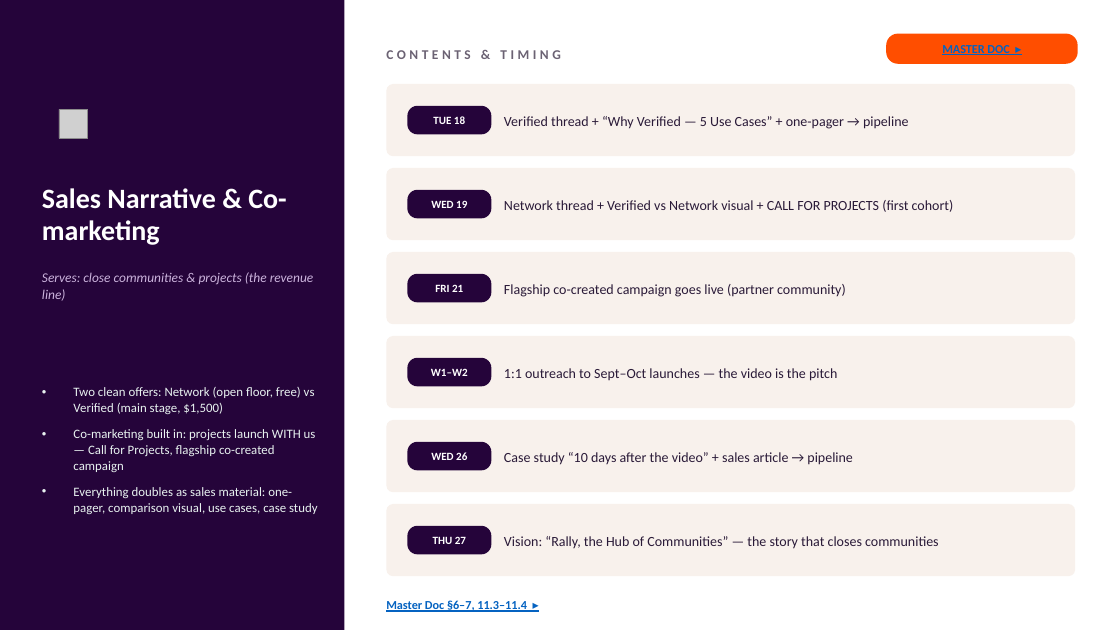
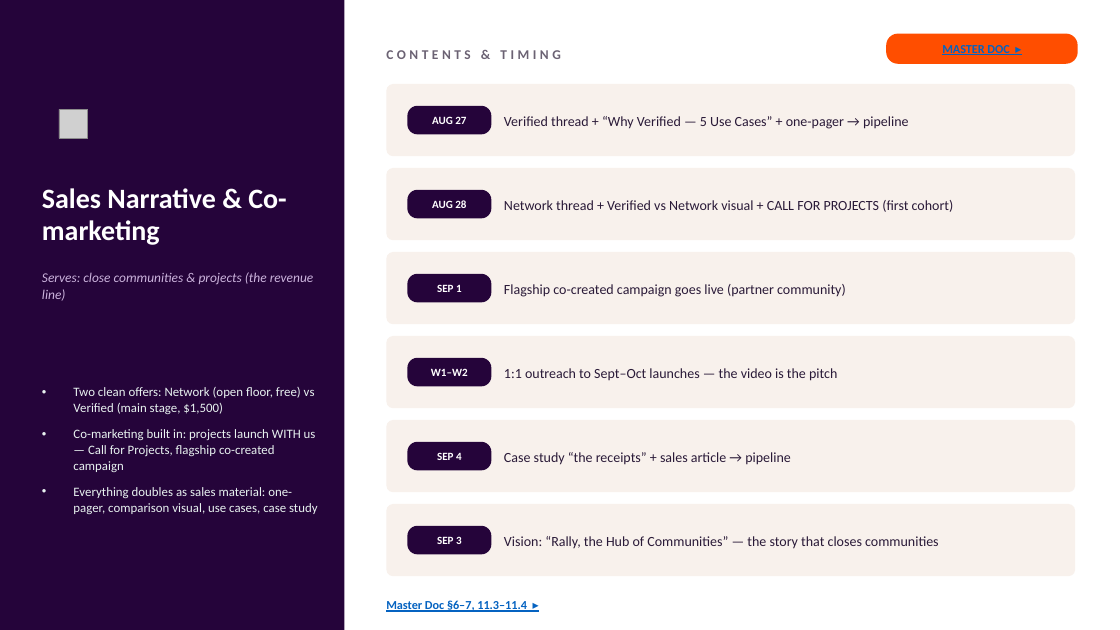
Before and after one commit to sergiogenlayer/predictionmarket, a slide deck: slide 5 of marketing/Rally_Permissionless_Campaigns_Plan.pptx. Drawn at 1120x630 pixels with LibreOffice and Linux fonts; fonts in the diff are those of the drawing; grey boxes stand for pictures. Boxes give left, top, right and bottom in pixels: in the first picture for what was removed or moved away, otherwise in the second. Text is boxed around its words. In the diff, an @@ line names an element or a change of style, - is before the commit and + after.

```diff
--- a/marketing/Rally_Permissionless_Campaigns_Plan.pptx
+++ b/marketing/Rally_Permissionless_Campaigns_Plan.pptx
@@ text at (x1=432, y1=116, x2=466, y2=124): text changed @@
-TUE 18
+AUG 27
@@ text at (x1=432, y1=200, x2=466, y2=208): text changed @@
-WED 19
+AUG 28
@@ text at (x1=437, y1=284, x2=462, y2=292): text changed @@
-FRI 21
+SEP 1
@@ text at (x1=437, y1=452, x2=462, y2=460): text changed @@
-WED 26
+SEP 4
@@ text at (x1=504, y1=452, x2=791, y2=465): text changed @@
-Case study “10 days after the video” + sales article → pipeline
+Case study “the receipts” + sales article → pipeline
@@ text at (x1=437, y1=536, x2=462, y2=544): text changed @@
-THU 27
+SEP 3
```
Also in this commit, not shown: 9 other slides changed, 8 other files.
